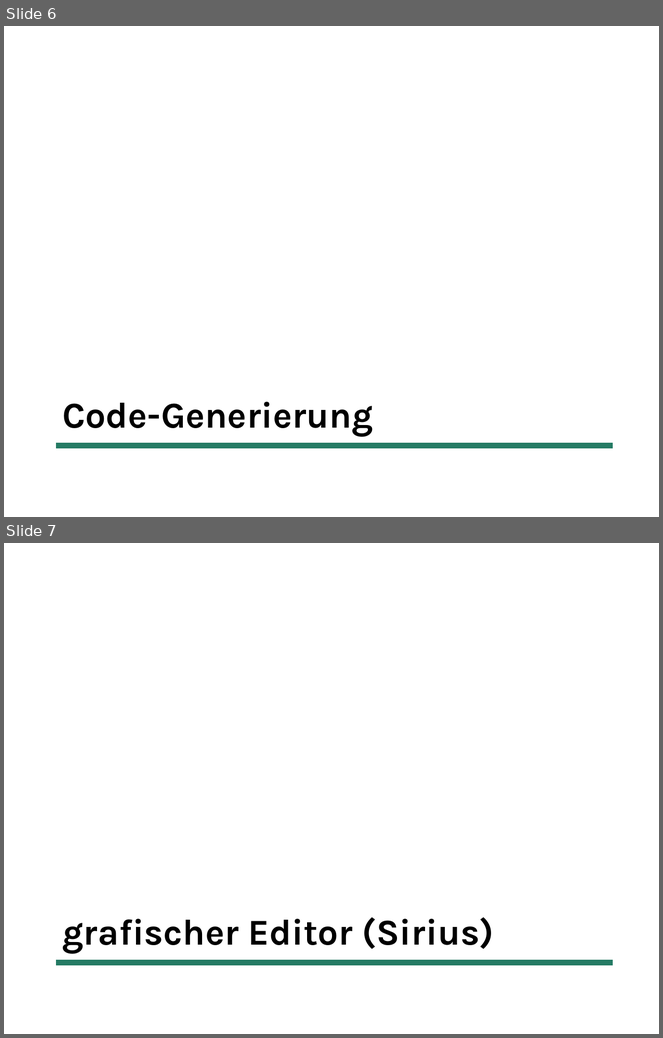
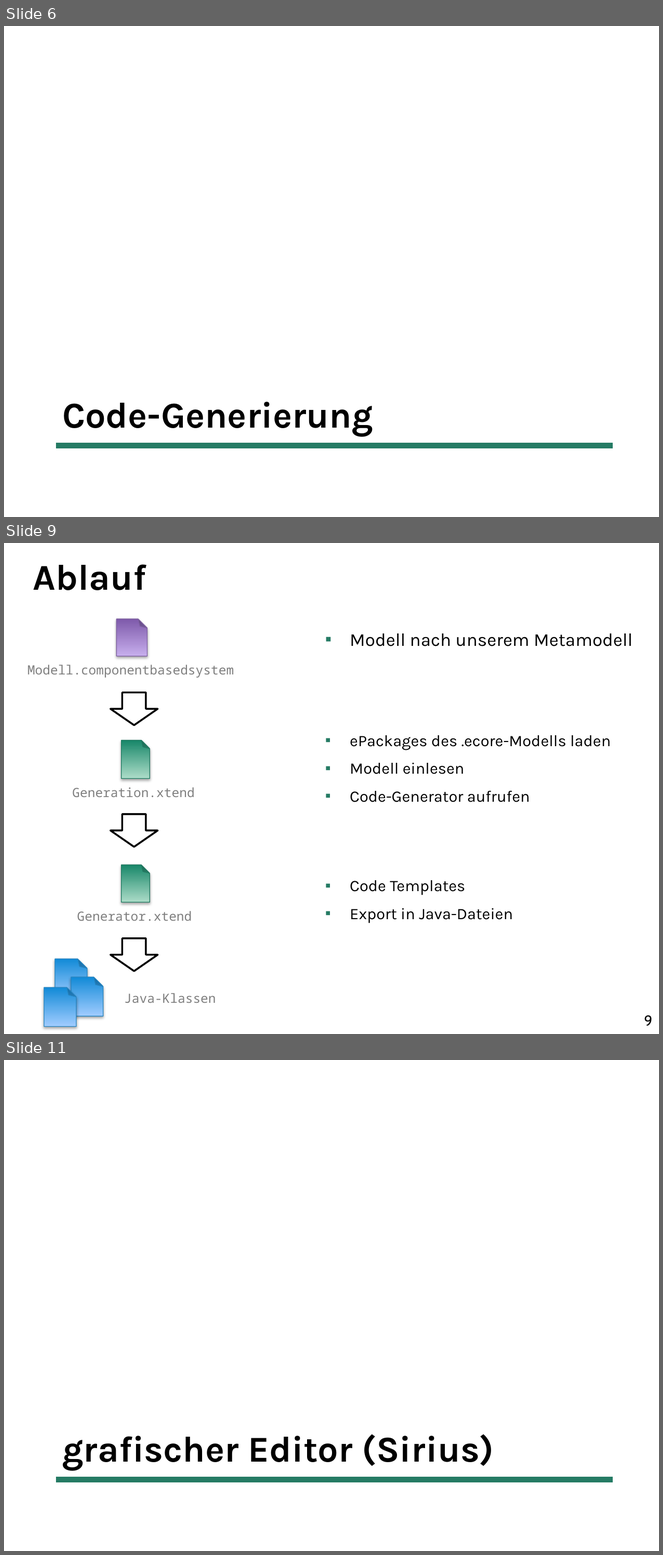
Before and after one commit to uwecl/MDSD-Praktikum, a slide deck: presentation/MDSD-Abschlusspraesentation.pptx. Shown one above the other, each under a label of ours: slides 6 and 7 before the commit, slides 6, 9 and 11 after it; the slides between them are not shown. The pictures are 663x1038 and 663x1555 pixels, drawn with LibreOffice and Linux fonts; fonts in the diff are those of the drawing. Boxes give left, top, right and bottom in pixels: in the first picture for what was removed or moved away, otherwise in the second. Text is boxed around its words. In the diff, an @@ line names an element or a change of style, - is before the commit and + after.

```diff
--- a/presentation/MDSD-Abschlusspraesentation.pptx
+++ b/presentation/MDSD-Abschlusspraesentation.pptx
@@ slide 9 added at <box>4,543,659,1034</box>, background #FFFFFF @@
@@ title added at <box>33,564,146,590</box>, 40 pt, text #000000, bold @@
+Ablauf
@@ folded corner added at <box>117,619,148,656</box>, fill gradient #7F5BAB to #C8B0ED, outline #7D60A0 0.75 pt @@
@@ text added at <box>350,633,633,646</box>, 20 pt, text #000000 @@
+▪ Modell nach unserem Metamodell
@@ text added at <box>27,665,234,678</box>, 14 pt, text #7F7F7F @@
+Modell.componentbasedsystem
@@ down arrow added at <box>111,692,158,725</box>, fill #FFFFFF, outline #000000 2 pt @@
@@ folded corner added at <box>122,740,150,779</box>, fill gradient #18886A to #ADDCCA, outline #227A63 0.75 pt @@
@@ text added at <box>350,735,611,802</box>, 17.6 pt, text #000000 @@
+▪ ePackages des .ecore-Modells laden
+▪ Modell einlesen
+▪ Code-Generator aufrufen
@@ text added at <box>72,787,194,797</box>, 14 pt, text #7F7F7F @@
+Generation.xtend
@@ down arrow added at <box>111,814,158,847</box>, fill #FFFFFF, outline #000000 2 pt @@
@@ folded corner added at <box>122,865,150,903</box>, fill gradient #18886A to #ADDCCA, outline #227A63 0.75 pt @@
@@ text added at <box>350,880,513,924</box>, 17.6 pt, text #000000 @@
+▪ Code Templates
+▪ Export in Java-Dateien
@@ text added at <box>77,911,192,921</box>, 14 pt, text #7F7F7F @@
+Generator.xtend
@@ down arrow added at <box>111,939,158,971</box>, fill #FFFFFF, outline #000000 2 pt @@
@@ group added at <box>44,959,216,1027</box>: 3 folded corners, 1 text @@
+Java-Klassen
@@ page number added at <box>644,1016,652,1026</box>, 16 pt, text #000000 @@
+9
@@ what was slide 7 is now slide 11 @@
```
Also in this commit, not shown: 1 slide changed, 7 other slides added.
